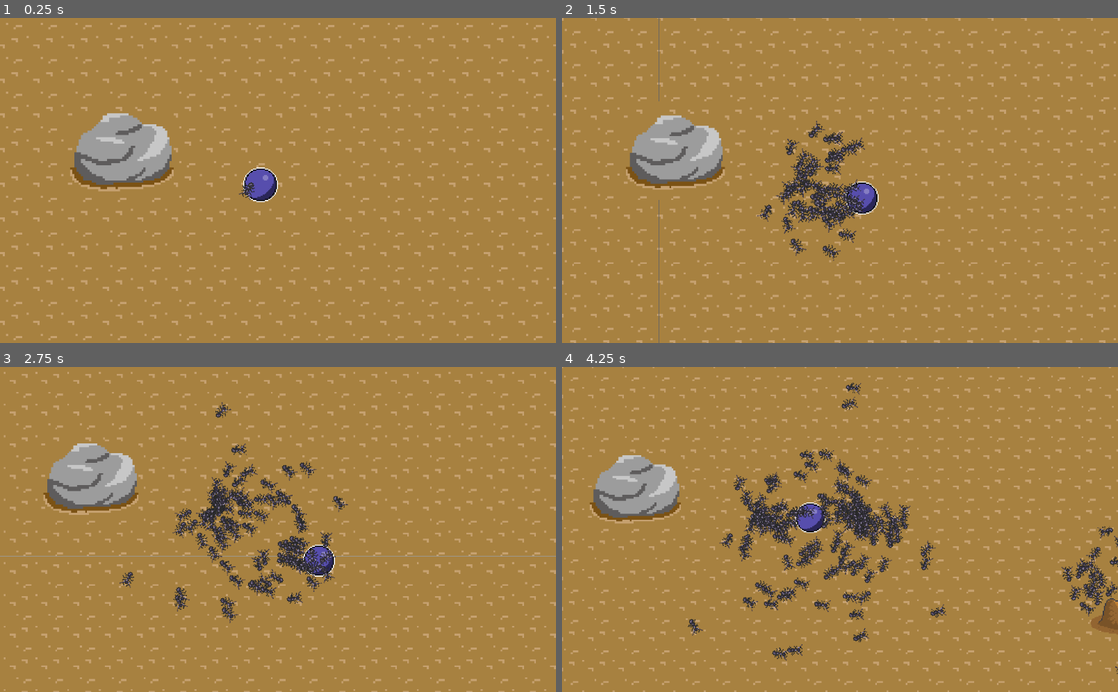
Above: before the commit, frames 1-4 (two rows, left to right).
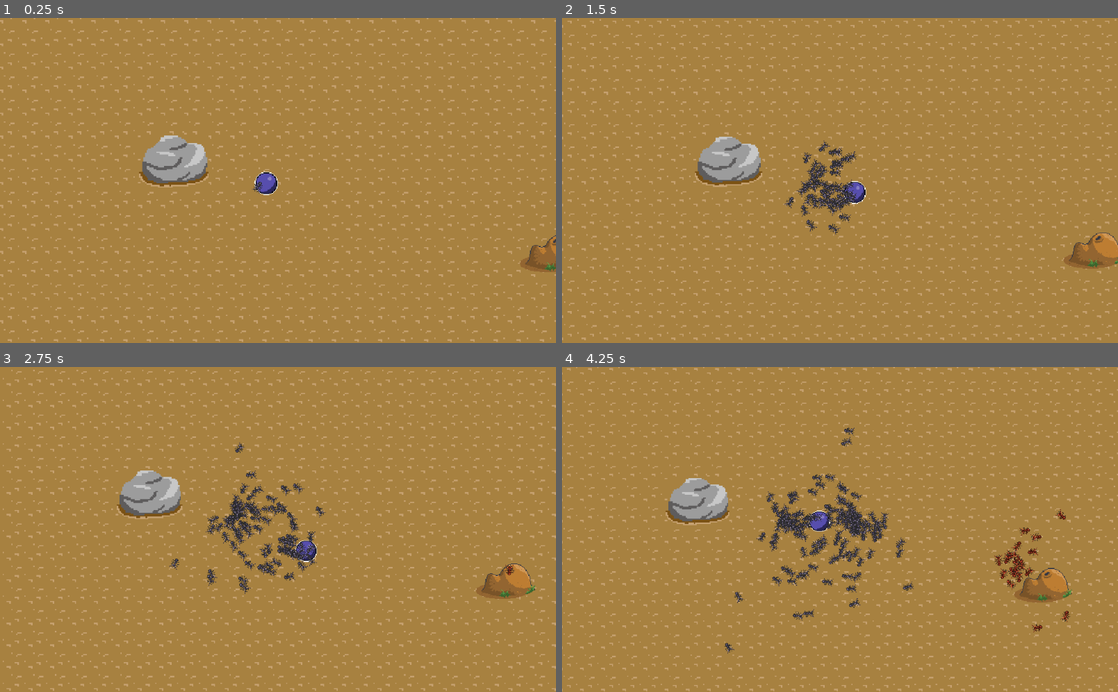
Above: after the commit, the same moments.

Repository: ajsosa/ldjam45
Game: Godot game, scene res://scenes/Objects/TestLevel.tscn
Two runs of this game, one before a commit and one after it. Both use one fixed random seed, a clock stepped at 60 frames per second and the inputs below.
Inputs:
- Up to frame 1 (0.25 s): no input
- Up to frame 2 (1.5 s): hold Right (right) 0.53-1.28 s; hold A (addAnt) 0.53-1.28 s; hold Down (down) from 1.28 s (still down); tap A (addAnt) at 1.35 s
- Up to frame 3 (2.75 s): release Down (down) at 2.03 s; hold Right (right) from 2.03 s (still down); hold A (addAnt) from 2.03 s (still down)
- Up to frame 4 (4.25 s): release Right (right) at 2.78 s; release A (addAnt) at 2.78 s; hold Up (up) 2.78-3.53 s; tap A (addAnt) at 2.85 s; hold Left (left) from 3.53 s (still down); hold A (addAnt) from 3.53 s (still down)

The runs differ from the first frame. In frame 1, 14% of the frame differs, in the area x 0-100%, y 0-100%; in frame 2, 16%; in frame 3, 18%; in frame 4, 20%.

Commit message:
Enemy colors

Diff:
--- /dev/null
+++ b/ant_animation2.tres
@@ -0,0 +1,18 @@
+[gd_resource type="Animation" format=2]
+
+[resource]
+resource_name = "ant_walk"
+length = 0.4
+loop = true
+tracks/0/type = "value"
+tracks/0/path = NodePath(".:frame")
+tracks/0/interp = 1
+tracks/0/loop_wrap = true
+tracks/0/imported = false
+tracks/0/enabled = true
+tracks/0/keys = {
+"times": PoolRealArray( 0, 0.1, 0.2, 0.3 ),
+"transitions": PoolRealArray( 1, 1, 1, 1 ),
+"update": 1,
+"values": [ 0, 1, 2, 2 ]
+}
--- a/scenes/Objects/Ant.tscn
+++ b/scenes/Objects/Ant.tscn
@@ -1,7 +1,9 @@
-[gd_scene load_steps=5 format=2]
+[gd_scene load_steps=7 format=2]
 
 [ext_resource path="res://scripts/ant.gd" type="Script" id=1]
 [ext_resource path="res://sprites/AntSheet.png" type="Texture" id=2]
+[ext_resource path="res://sprites/AntSheet2.png" type="Texture" id=3]
+[ext_resource path="res://ant_animation2.tres" type="Animation" id=4]
 
 [sub_resource type="Animation" id=1]
 resource_name = "ant_idle"
@@ -47,8 +49,19 @@
 texture = ExtResource( 2 )
 vframes = 2
 hframes = 4
+frame = 3
 
 [node name="AnimationPlayer" type="AnimationPlayer" parent="Area2D/Sprite"]
 autoplay = "ant_walk"
 anims/ant_idle = SubResource( 1 )
 anims/ant_walk = SubResource( 2 )
+
+[node name="Enemy" type="Sprite" parent="Area2D"]
+texture = ExtResource( 3 )
+vframes = 2
+hframes = 4
+frame = 2
+region_rect = Rect2( 0, 0, 16, 16 )
+
+[node name="AnimationPlayer" type="AnimationPlayer" parent="Area2D/Enemy"]
+anims/ant_walk = ExtResource( 4 )
--- a/scenes/Objects/TestLevel.tscn
+++ b/scenes/Objects/TestLevel.tscn
@@ -28,4 +28,3 @@
 
 [node name="Mound" parent="Mounds" instance=ExtResource( 5 )]
 position = Vector2( 896, 384 )
-antCount = 20
--- a/scripts/ant.gd
+++ b/scripts/ant.gd
@@ -13,6 +13,16 @@
 
 	rot = rand_range(0, PI * 2)
 	swarm = get_parent().get_parent()
+
+	$Sprite/AnimationPlayer.play("ant_walk");
+	$Enemy.visible = false
+
+func setEnemy():
+	$Sprite.visible = false
+	$Enemy.visible = true
+
+	$Sprite/AnimationPlayer.stop()
+	$Enemy/AnimationPlayer.play("ant_walk")
 
 func _process(delta):
 	#var others = swarm.getNeighbors(self)
--- a/scripts/camera.gd
+++ b/scripts/camera.gd
@@ -4,7 +4,7 @@
 var swarm
 const deltaLerp = 0.01
 
-const minZoom = 0.5
+const minZoom = 0.75
 const zoomCoeff = 0.0005
 
 func _ready():
--- a/scripts/mound.gd
+++ b/scripts/mound.gd
@@ -41,8 +41,8 @@
 	dt = delta
 	if makeAnts:
 		if antCount > 0:
-			addAnt()
-			swarm.swarmStrength += 1
+			var ant = addAnt()
+			ant.get_node("Area2D").setEnemy()
 			antCount -= 1
 
 	if owned:
@@ -72,6 +72,8 @@
 	var ant = antObject.instance()
 	add_child(ant)
 
+	return ant
+
 func entered(other):
 	if other.get_parent().get_name() != "Marker":
 		return
@@ -79,6 +81,7 @@
 	if owned:
 		for i in range(spawn):
 			addAnt()
+			swarm.swarmStrength += 1
 
 		spawn = 0
 		return
Binary file added: sprites/AntSheet2.png
Not shown, added: sprites/AntSheet2.png.import
